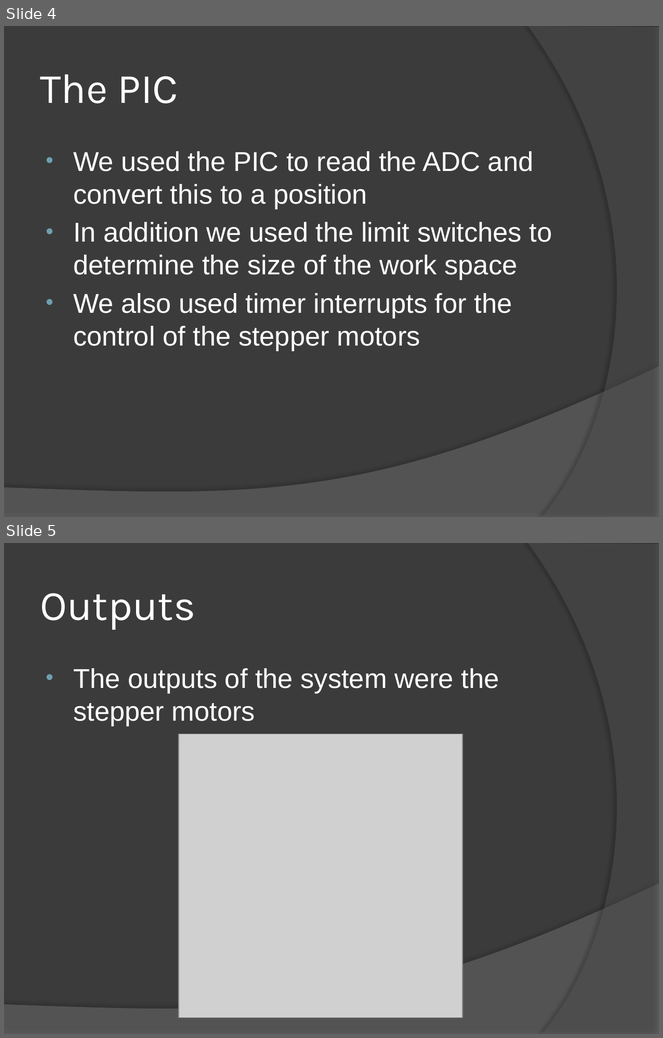
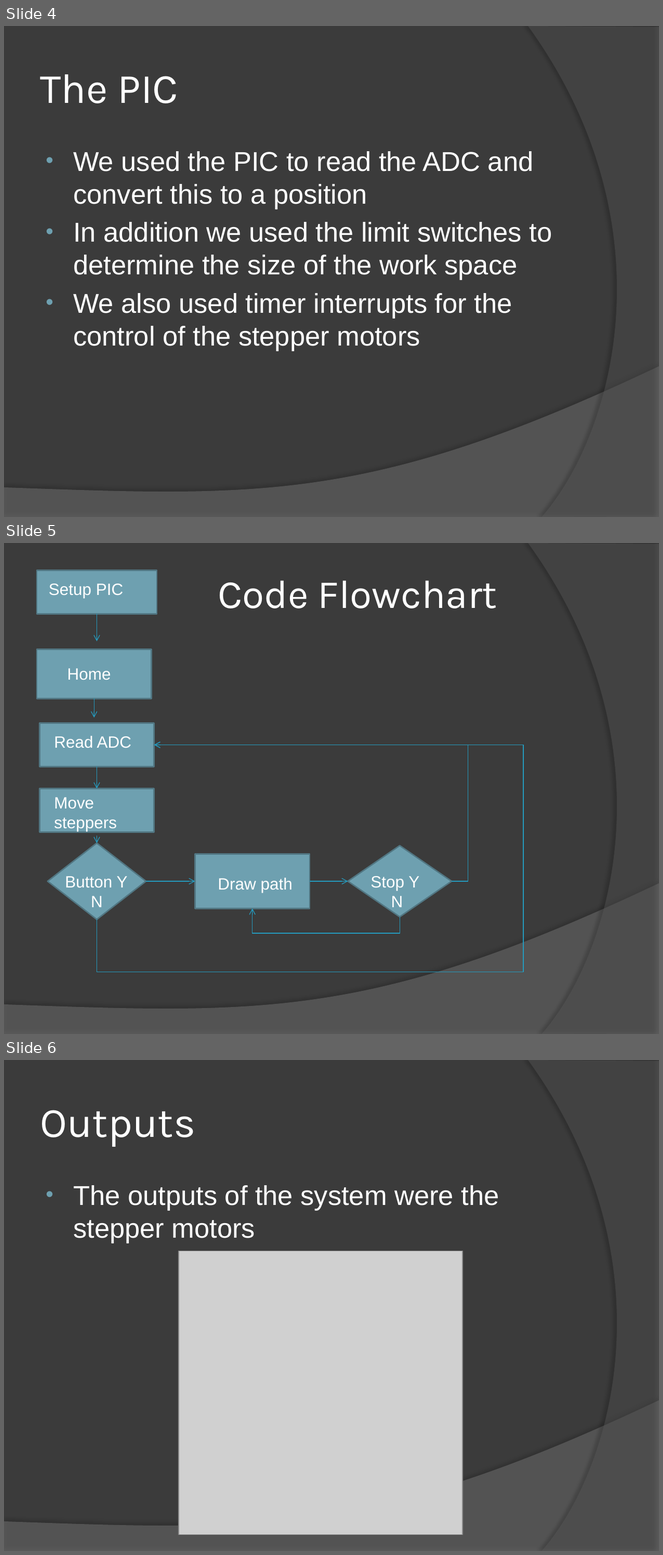
Before and after one commit to Schackma/mechatroncis, a slide deck: presentation thing.pptx. Shown one above the other, each under a label of ours: slides 4 and 5 before the commit, slides 4, 5 and 6 after it. The pictures are 663x1038 and 663x1555 pixels, drawn with LibreOffice and Linux fonts; fonts in the diff are those of the drawing; grey boxes stand for pictures. Boxes give left, top, right and bottom in pixels: in the first picture for what was removed or moved away, otherwise in the second. Text is boxed around its words. In the diff, an @@ line names an element or a change of style, - is before the commit and + after.

```diff
--- a/presentation thing.pptx
+++ b/presentation thing.pptx
@@ slide 5 added at [4, 543, 659, 1034], background #3B3B3B; not listed: 2 template elements that a slide beside it also shows @@
@@ rectangle added at [37, 571, 157, 614], fill #6EA0B0, outline #517682 1.5 pt @@
@@ text added at [49, 584, 123, 598], 18 pt, text #FFFFFF @@
+Setup PIC
@@ text added at [218, 580, 497, 609], 44 pt, text #FFFFFF @@
+Code Flowchart
@@ arrow added from (97, 614) to (97, 641), #239BC2 0.75 pt @@
@@ rectangle added at [37, 649, 152, 698], fill #6EA0B0, outline #517682 1.5 pt @@
@@ text added at [67, 668, 111, 680], 18 pt, text #FFFFFF @@
+Home
@@ arrow added from (94, 699) to (94, 718), #239BC2 0.75 pt @@
@@ rectangle added at [39, 723, 154, 767], fill #6EA0B0, outline #517682 1.5 pt @@
@@ text added at [54, 736, 131, 748], 18 pt, text #FFFFFF @@
+Read ADC
@@ elbow arrow added from (97, 919) to (154, 745), #239BC2 0.75 pt @@
@@ elbow arrow added from (452, 882) to (154, 745), #239BC2 0.75 pt @@
@@ arrow added from (97, 767) to (97, 788), #239BC2 0.75 pt @@
@@ rectangle added at [39, 788, 154, 833], fill #6EA0B0, outline #517682 1.5 pt @@
@@ text added at [54, 797, 117, 832], 18 pt, text #FFFFFF @@
+Move steppers
@@ arrow added from (97, 836) to (97, 843), #239BC2 0.75 pt @@
@@ diamond added at [48, 843, 146, 919], fill #6EA0B0, outline #517682 1.5 pt @@
@@ rectangle added at [195, 854, 310, 909], fill #6EA0B0, outline #517682 1.5 pt @@
@@ diamond added at [348, 846, 452, 917], fill #6EA0B0, outline #517682 1.5 pt @@
@@ text added at [65, 876, 128, 908], 18 pt, text #FFFFFF @@
+Button Y
+N
@@ arrow added from (146, 882) to (195, 882), #239BC2 0.75 pt @@
@@ text added at [218, 878, 293, 893], 18 pt, text #FFFFFF @@
+Draw path
@@ arrow added from (310, 882) to (348, 882), #239BC2 0.75 pt @@
@@ text added at [371, 876, 419, 908], 18 pt, text #FFFFFF @@
+Stop Y
+N
@@ elbow arrow added from (400, 917) to (253, 909), #239BC2 0.75 pt @@
@@ what was slide 5 is now slide 6 @@
```
Also in this commit, not shown: 1 other file.
